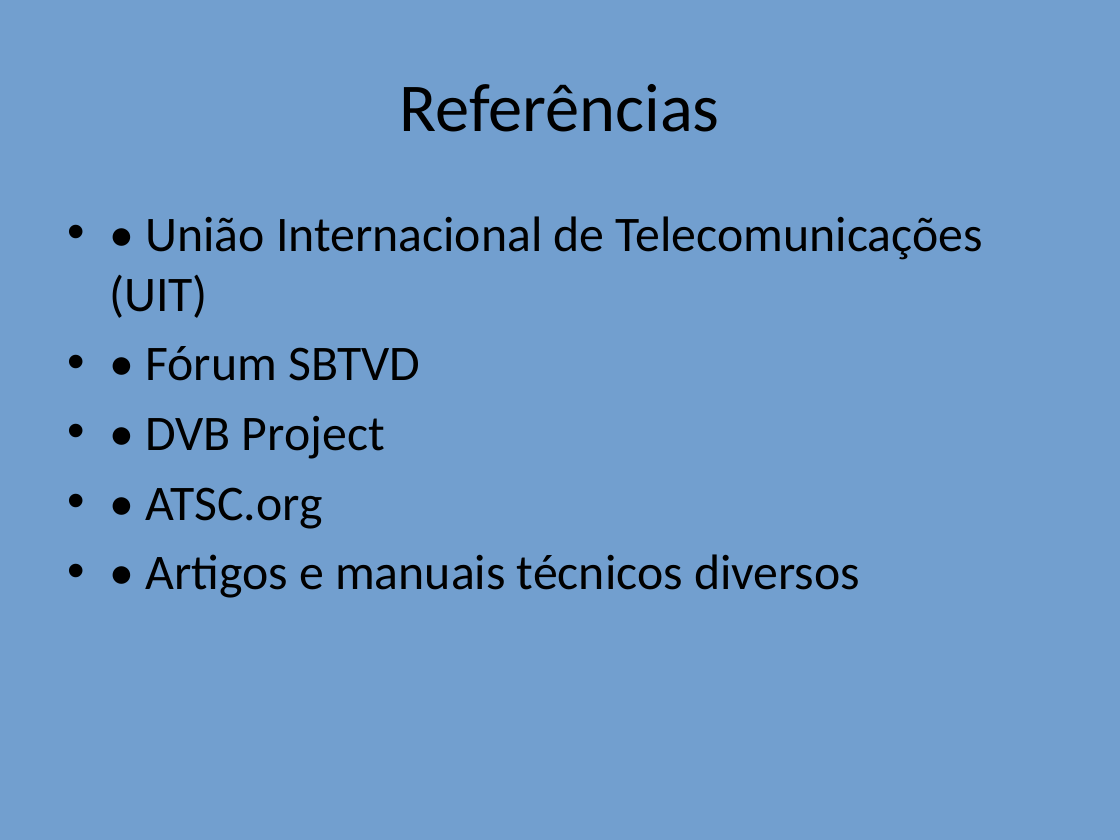
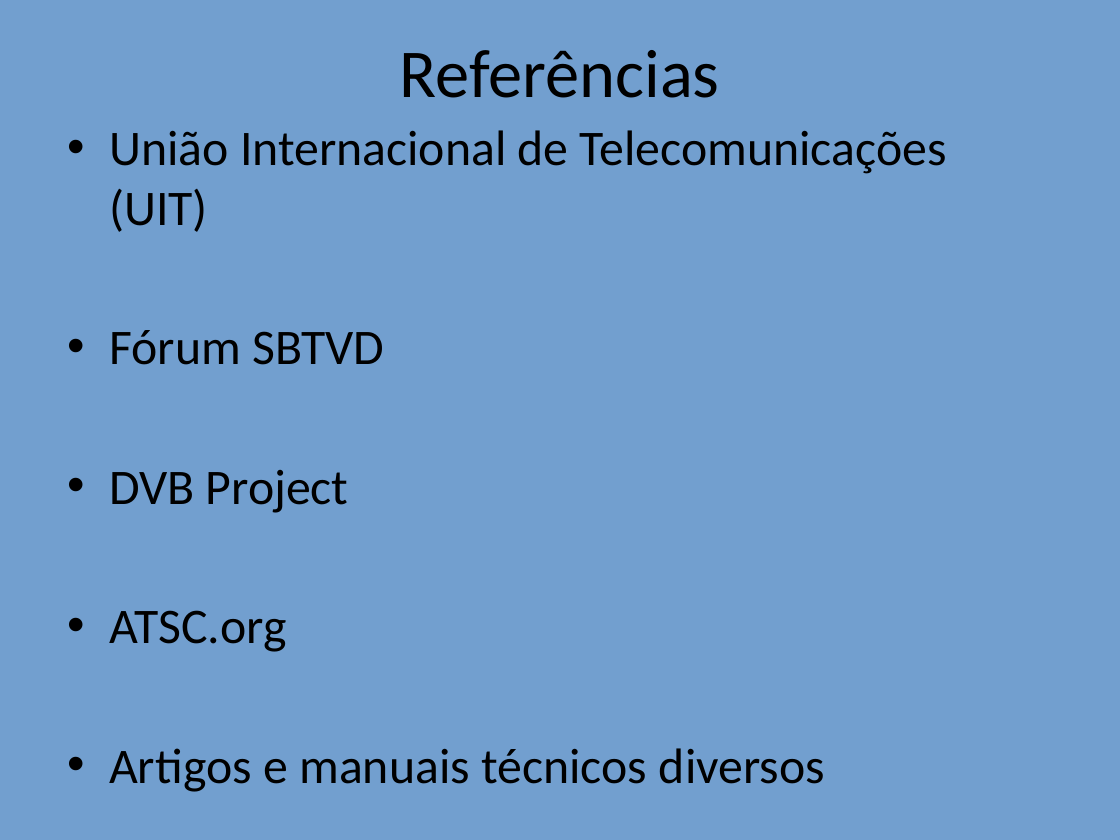
Before and after one commit to alenior/IFCE, a slide deck: slide 13 of P7/TV DIGITAL/Comparacao_TV_Digital_Com_Imagens.odp (slide 11 before the commit). Drawn at 1120x840 pixels with LibreOffice and Linux fonts; fonts in the diff are those of the drawing. Boxes give left, top, right and bottom in pixels: in the first picture for what was removed or moved away, otherwise in the second. Text is boxed around its words. In the diff, an @@ line names an element or a change of style, - is before the commit and + after.

```diff
--- a/P7/TV DIGITAL/Comparacao_TV_Digital_Com_Imagens.odp
+++ b/P7/TV DIGITAL/Comparacao_TV_Digital_Com_Imagens.odp
@@ title "Referências" moved from (x1=400, y1=84, x2=720, y2=132) to (x1=400, y1=50, x2=720, y2=98) @@
@@ text at (x1=109, y1=130, x2=947, y2=792): text changed @@
-• • União Internacional de Telecomunicações (UIT)
-• • Fórum SBTVD
-• • DVB Project
-• • ATSC.org
-• • Artigos e manuais técnicos diversos
+• União Internacional de Telecomunicações (UIT)
+• Fórum SBTVD
+• DVB Project
+• ATSC.org
+• Artigos e manuais técnicos diversos
```
Also in this commit, not shown: 10 other slides changed, 2 slides added, 10 other files.
